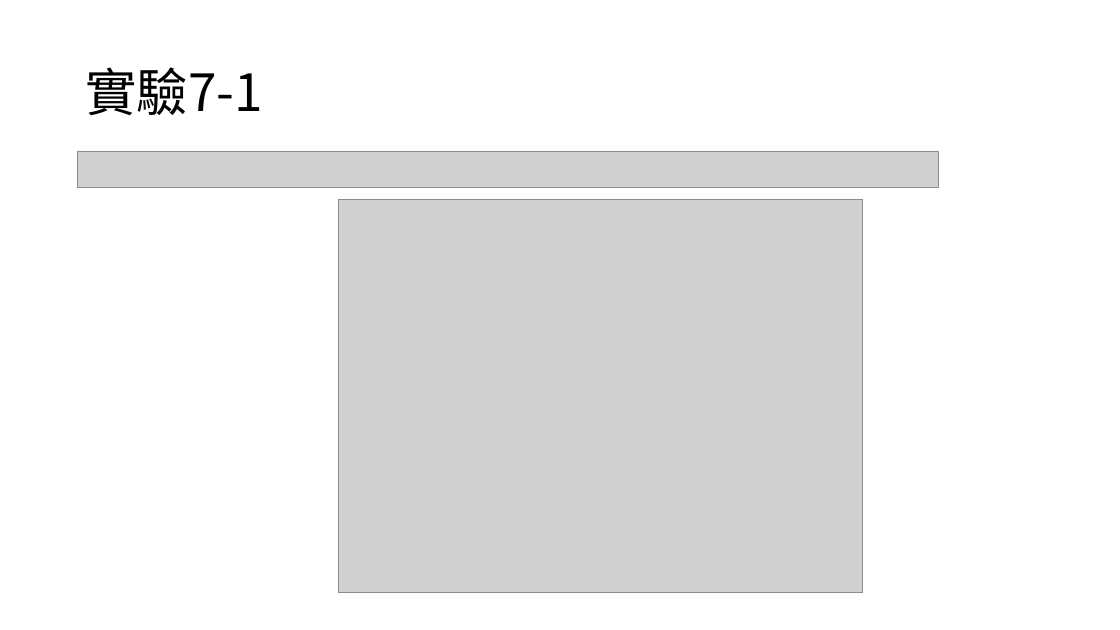
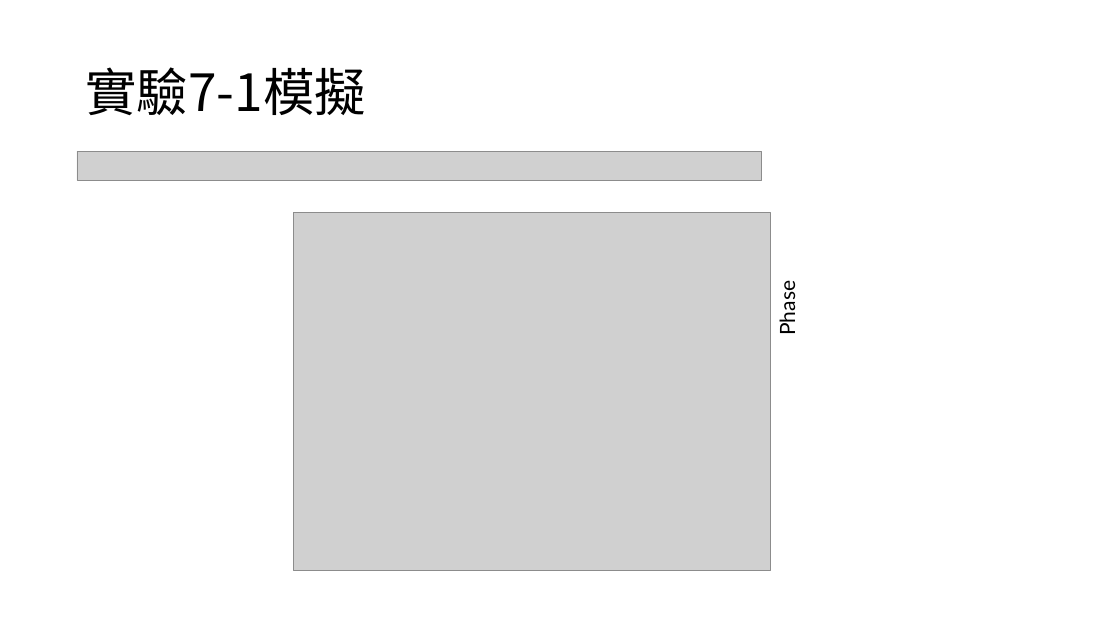
Before and after one commit to yeyi58095/control_lab, a slide deck: slide 4 of 實驗七/presentation/實驗七_第二組_葉彥辰_郭亮佑_蘇昱嘉.pptx (slide 3 before the commit). Drawn at 1120x630 pixels with LibreOffice and Linux fonts; fonts in the diff are those of the drawing; grey boxes stand for pictures. Boxes give left, top, right and bottom in pixels: in the first picture for what was removed or moved away, otherwise in the second. Text is boxed around its words. In the diff, an @@ line names an element or a change of style, - is before the commit and + after.

Commit message:
lab 7 ppt final

```diff
--- a/實驗七/presentation/實驗七_第二組_葉彥辰_郭亮佑_蘇昱嘉.pptx
+++ b/實驗七/presentation/實驗七_第二組_葉彥辰_郭亮佑_蘇昱嘉.pptx
@@ title at [85, 67, 365, 115]: text changed @@
-實驗7-1
+實驗7-1模擬
@@ picture: place and size @@
-picture at [77, 151, 939, 188]
+picture at [77, 151, 762, 181]
@@ picture: place and size @@
-picture at [339, 199, 863, 592]
+picture at [293, 213, 770, 571]
@@ text added at [774, 286, 799, 333], 18 pt, text #000000 @@
+Phase
```
Also in this commit, not shown: 1 other slide changed, 5 slides added, 1 slide removed, 1 other file.
